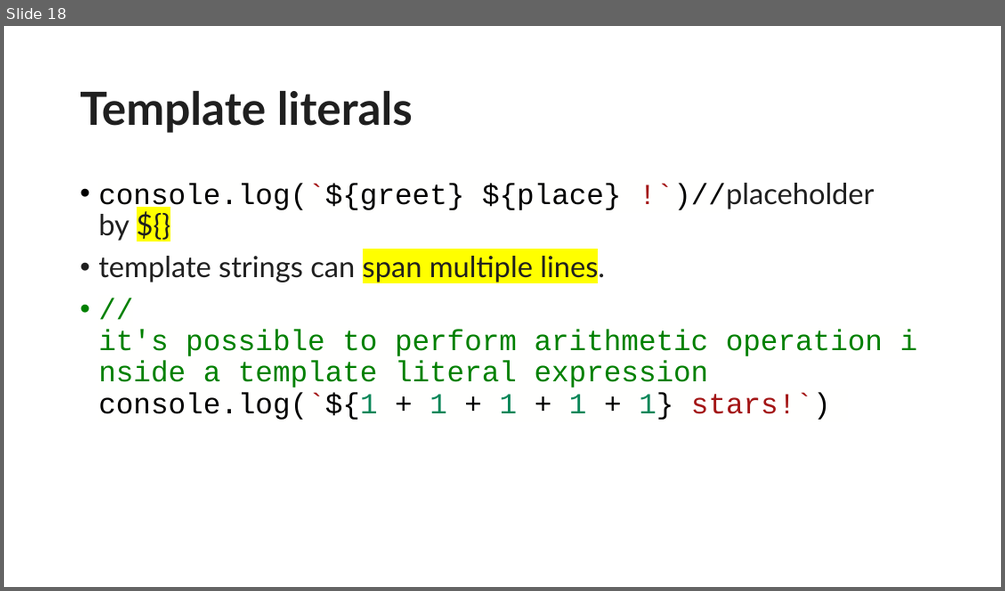
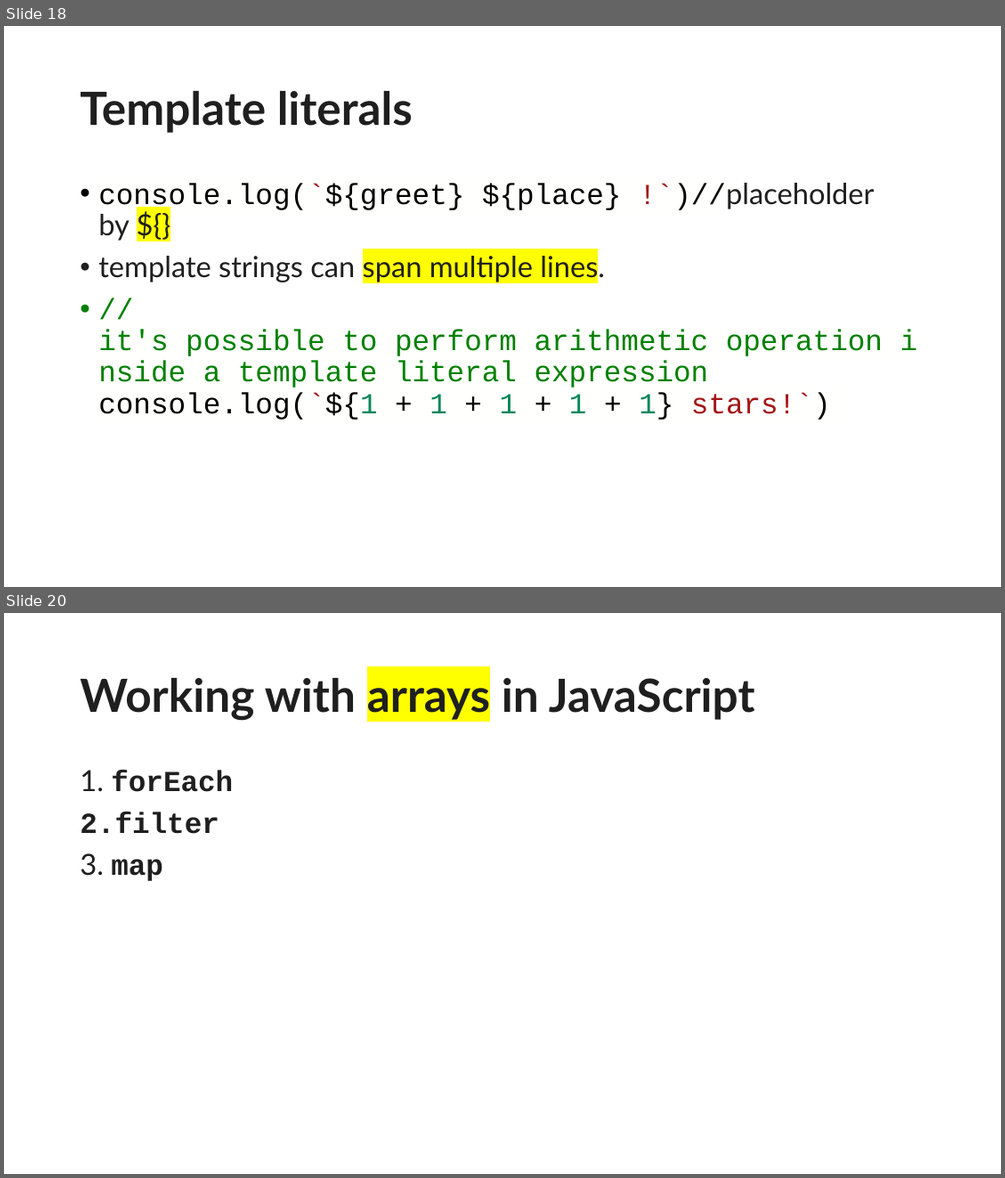
Before and after one commit to wujd0728/meta-frontend-coursera, a slide deck: introduction to JS/javascript basic.pptx. Shown one above the other, each under a label of ours: slide 18 before the commit, slides 18 and 20 after it; the slides between them are not shown. The pictures are 1005x591 and 1005x1178 pixels, drawn with LibreOffice and Linux fonts; fonts in the diff are those of the drawing. Boxes give left, top, right and bottom in pixels: in the first picture for what was removed or moved away, otherwise in the second. Text is boxed around its words. In the diff, an @@ line names an element or a change of style, - is before the commit and + after.

```diff
--- a/introduction to JS/javascript basic.pptx
+++ b/introduction to JS/javascript basic.pptx
@@ slide 20 added at (x1=4, y1=613, x2=1001, y2=1174), background #FFFFFF @@
@@ title added at (x1=80, y1=678, x2=755, y2=720), 44 pt, text #1F1F1F, bold @@
+Working with arrays in JavaScript
@@ text added at (x1=80, y1=770, x2=233, y2=881), 28 pt, text #1F1F1F, bold @@
+1. forEach
+2. filter
+3. map
```
Also in this commit, not shown: 16 other slides added.
